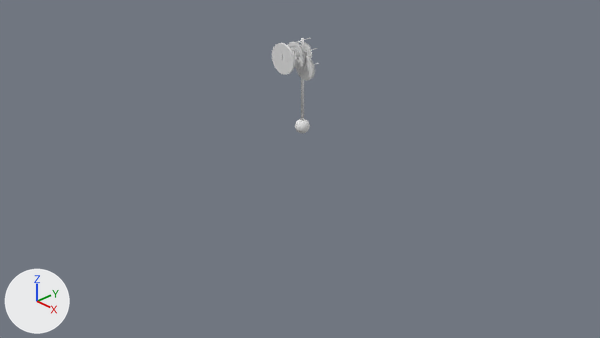
An edit to the Blender file blender/clock.blend, drawn before and after from the same camera.
Both versions are drawn from the file's camera 'Camera'. Lighting does not change. The marker at lower left points along +X, +Y and +Z. Materials are left out; every surface is plain grey.

Before the edit, the objects in view are built like this:
```python
me_cube_004 = bpy.data.meshes.new('Cube.004')
me_cube_004.from_pydata(...)  # 102 vertices, 101 faces; spans x -0.3..0.3, y -0.3..0.3, z -0.3..1.6
me_cube_004.materials.append(mat_material_007)
me_cube_005 = bpy.data.meshes.new('Cube.005')
me_cube_005.from_pydata(...)  # 96 vertices, 34 faces; spans x -0.2..0.2, y 0.0..0.03, z -0.2..0.2
me_cube_005.polygons.foreach_set('use_smooth', [True] * 34)
ob_box = bpy.data.objects.new('box', me_cube_004)
ob_box.location = (0.003, 0.0, 0.3)
ob_box.scale = (1.27, 1.0, 1.0)
ob_box.hide_set(True)  # its collection is switched off
ob_clock_face = bpy.data.objects.new('clock face', me_cube_005)
ob_clock_face.location = (0.005, -0.297, 1.564)
_m = ob_clock_face.modifiers.new('EdgeSplit', 'EDGE_SPLIT')
_m = ob_clock_face.modifiers.new('Subdivision', 'SUBSURF')
```
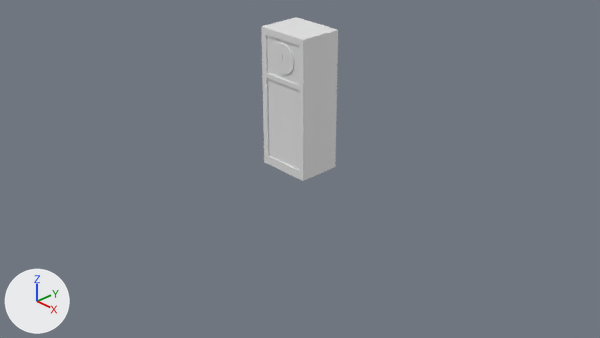
Pixel boxes (x1, y1, x2, y2) of what changed, in the pictures (600 x 338 px):
```json
{"object": "box", "change": "shown", "after": [261, 17, 338, 181]}
```

Edits to the scene script, one JSON object a line:
```json
{"op": "remove", "block": "ob_box", "code": "ob_box.hide_set(True)  # its collection is switched off"}
```
